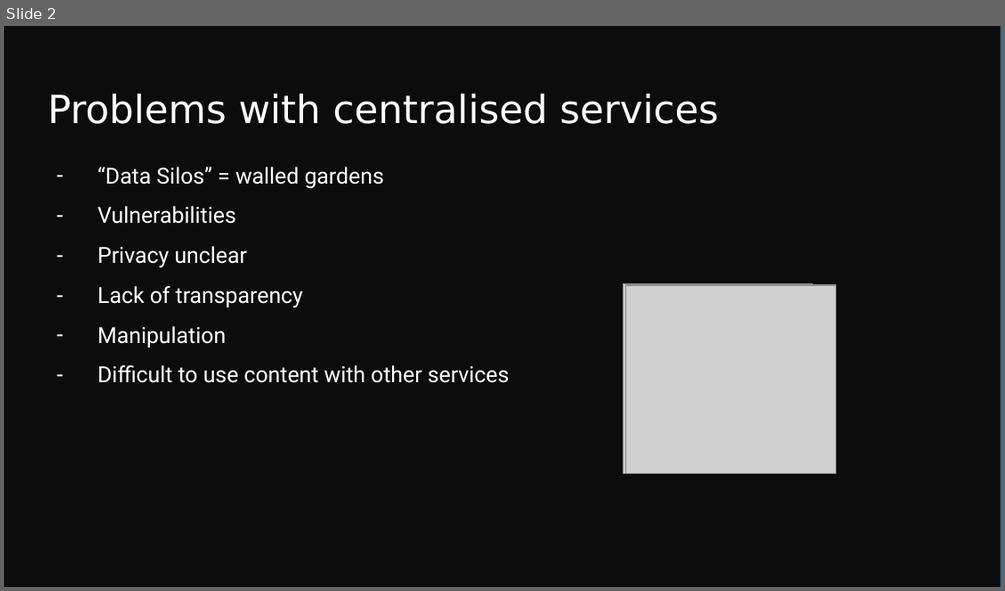
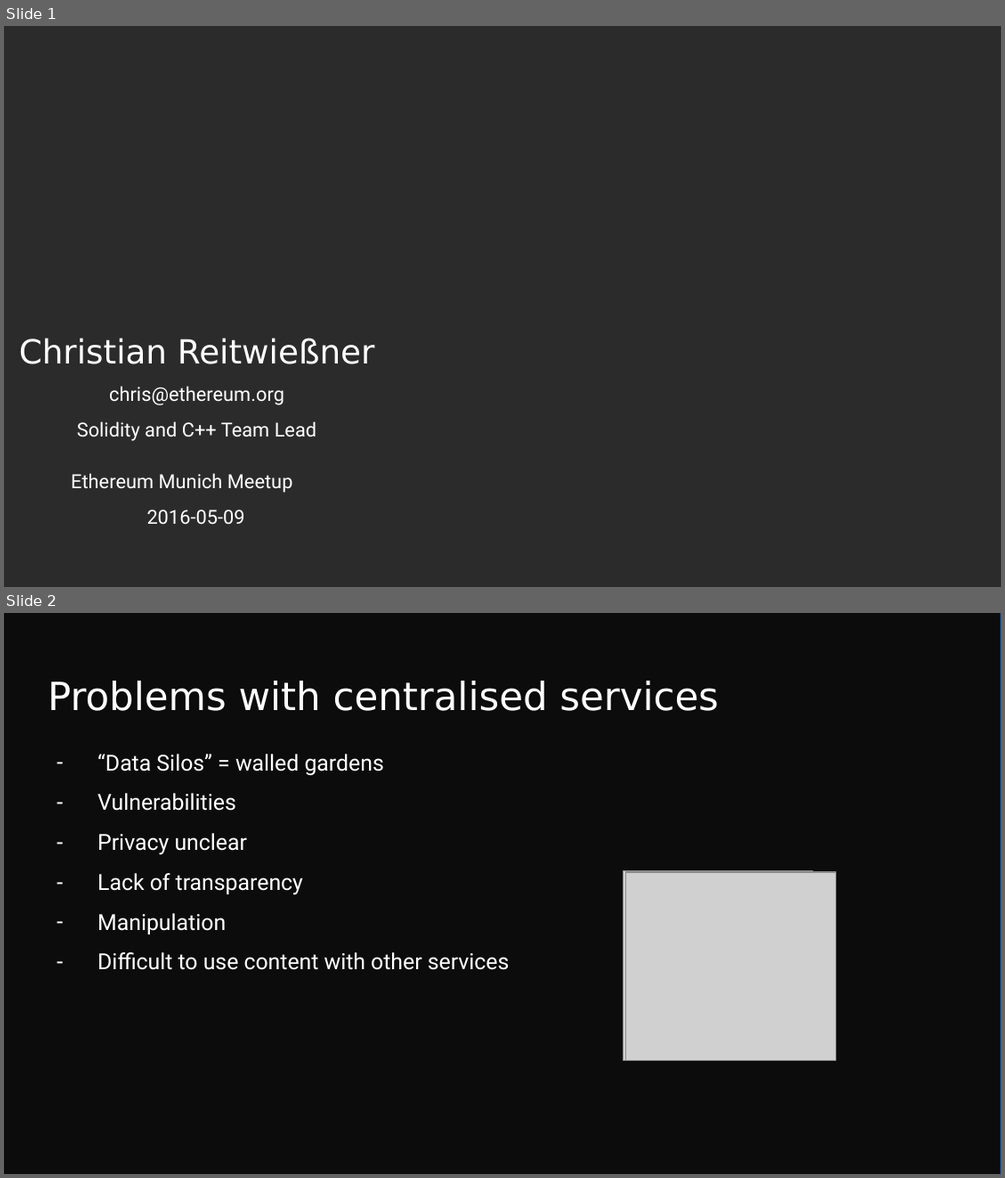
Before and after one commit to chriseth/notes, a slide deck: talks/meetup_munich_1/Ethereum.pptx. Shown one above the other, each under a label of ours: slide 2 before the commit, slides 1 and 2 after it. The pictures are 1005x591 and 1005x1178 pixels, drawn with LibreOffice and Linux fonts; fonts in the diff are those of the drawing; grey boxes stand for pictures; background and template pictures are left out; a plain dark background stands for a picture behind light text. Boxes give left, top, right and bottom in pixels: in the first picture for what was removed or moved away, otherwise in the second. Text is boxed around its words. In the diff, an @@ line names an element or a change of style, - is before the commit and + after.

```diff
--- a/talks/meetup_munich_1/Ethereum.pptx
+++ b/talks/meetup_munich_1/Ethereum.pptx
@@ slide 1 added at box(4, 26, 1001, 587), background picture (left out) @@
@@ text added at box(19, 338, 375, 441), 14 pt, text #FFFFFF @@
+Christian Reitwießner
+chris@ethereum.org
+Solidity and C++ Team Lead
@@ text added at box(71, 473, 293, 524), 14 pt, text #FFFFFF @@
+Ethereum Munich Meetup
+2016-05-09
```
Also in this commit, not shown: 2 slides changed, 1 slide removed, 1 other file.
